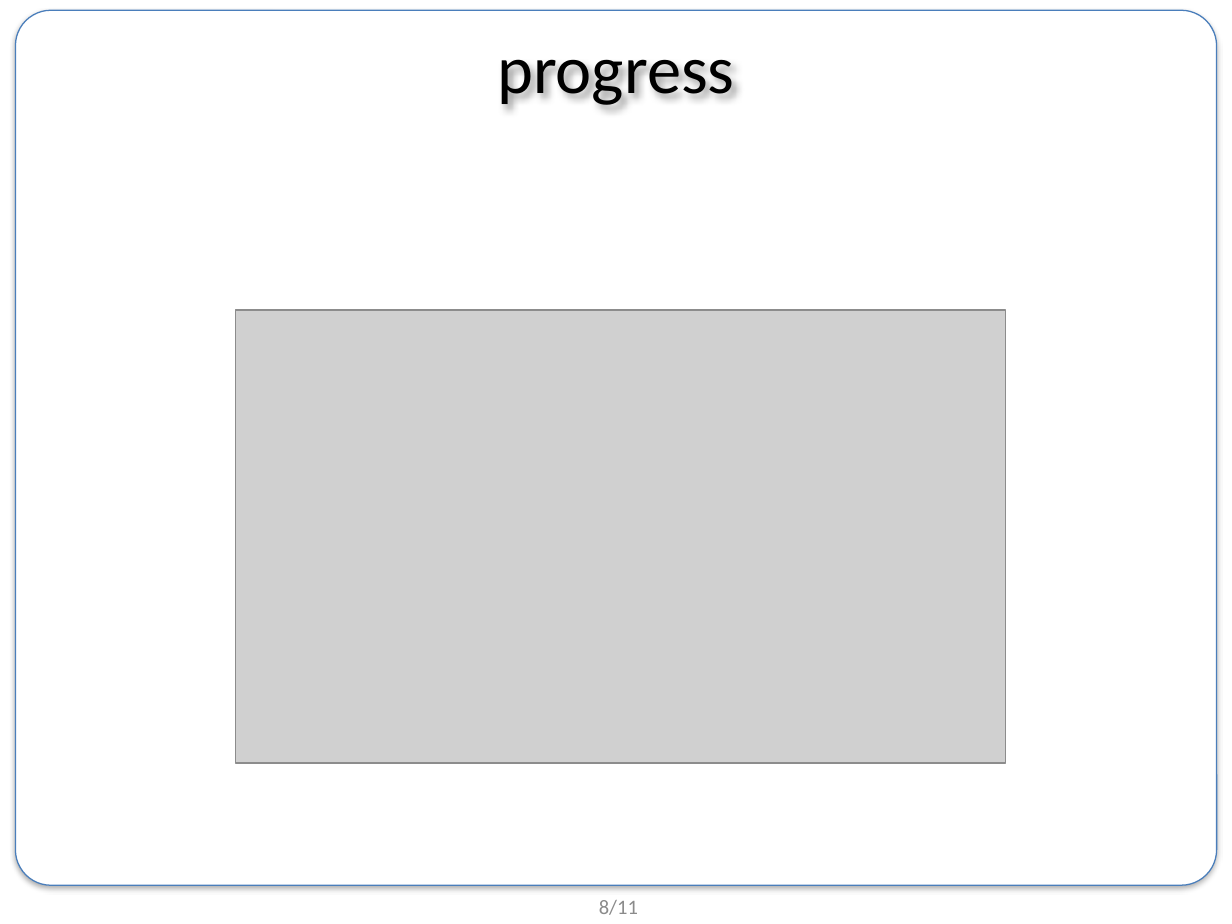
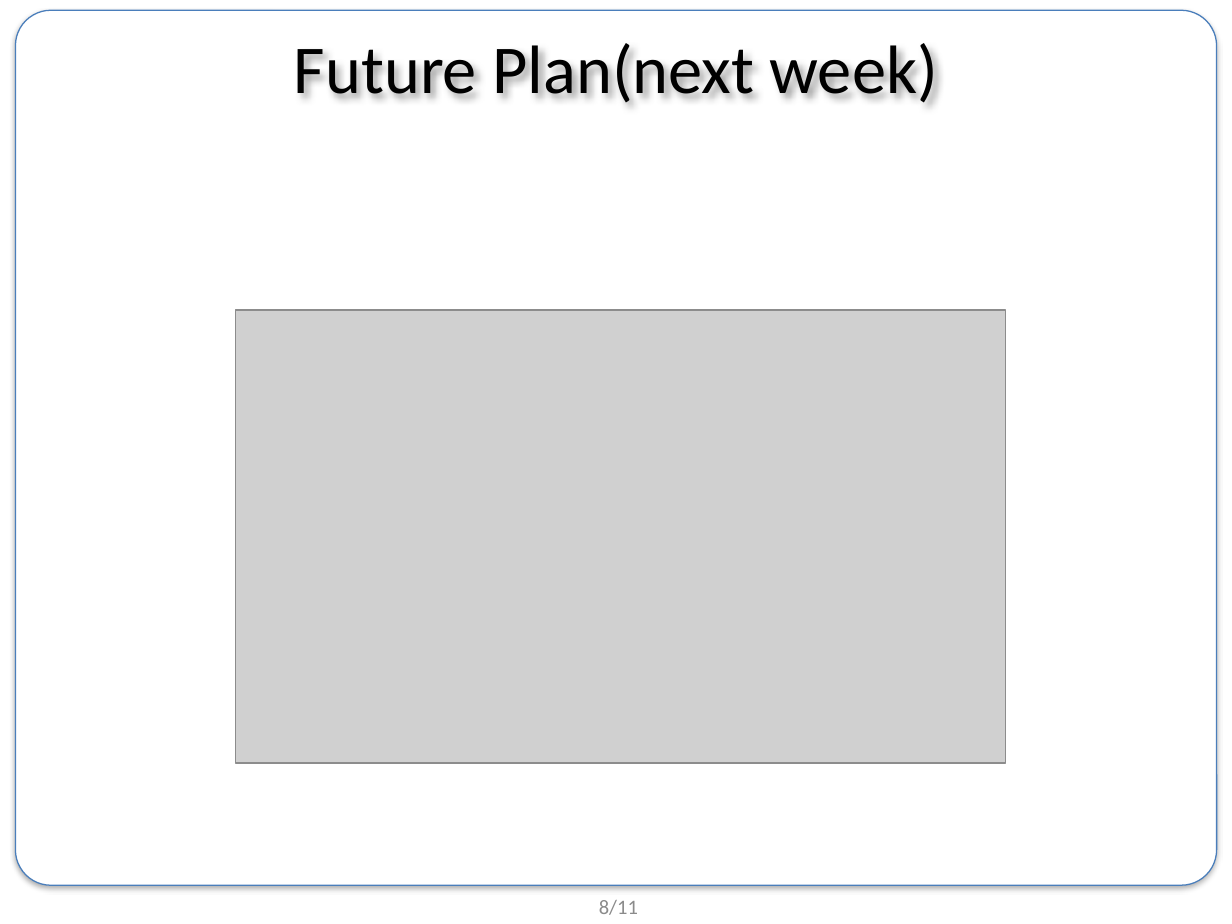
Before and after one commit to BongSangKim/UGRP, a slide deck: slide 8 of 0705 미팅/190705_UGRP_발표자료.pptx. Drawn at 1232x924 pixels with LibreOffice and Linux fonts; fonts in the diff are those of the drawing; grey boxes stand for pictures; background and template pictures are left out. Boxes give left, top, right and bottom in pixels: in the first picture for what was removed or moved away, otherwise in the second. Text is boxed around its words. In the diff, an @@ line names an element or a change of style, - is before the commit and + after.

```diff
--- a/0705 미팅/190705_UGRP_발표자료.pptx
+++ b/0705 미팅/190705_UGRP_발표자료.pptx
@@ title at (294,43,938,103): text changed @@
-progress
+Future Plan(next week)
```
Also in this commit, not shown: 1 other slide changed, 1 slide added, 1 slide removed.
